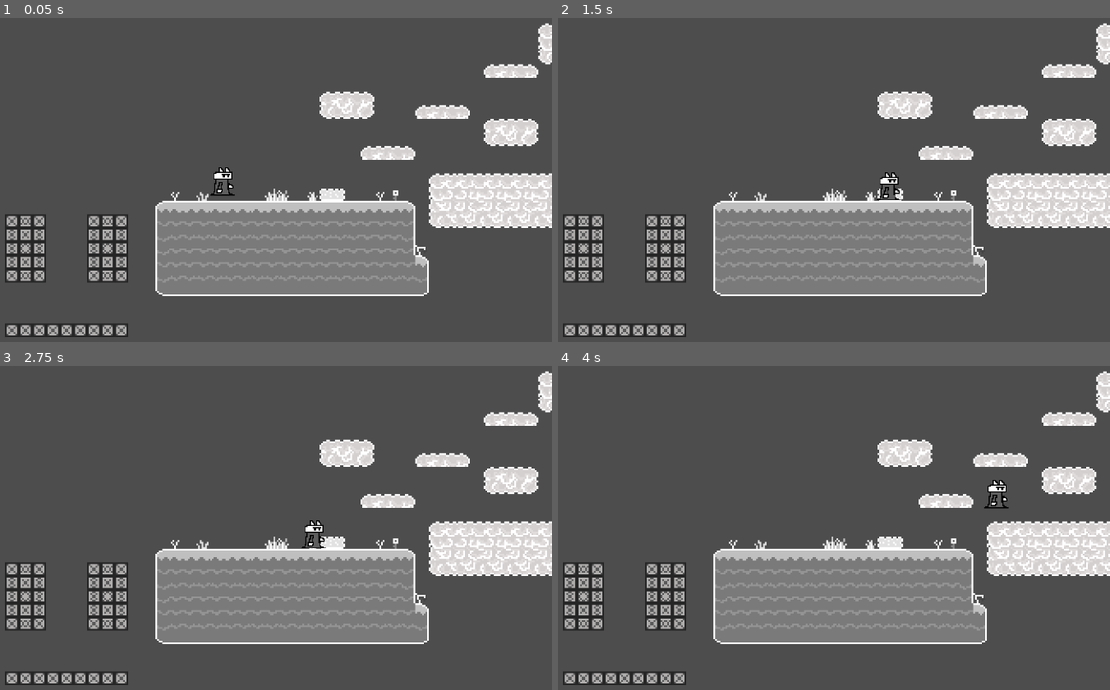
Above: before the commit, frames 1-4 (two rows, left to right).
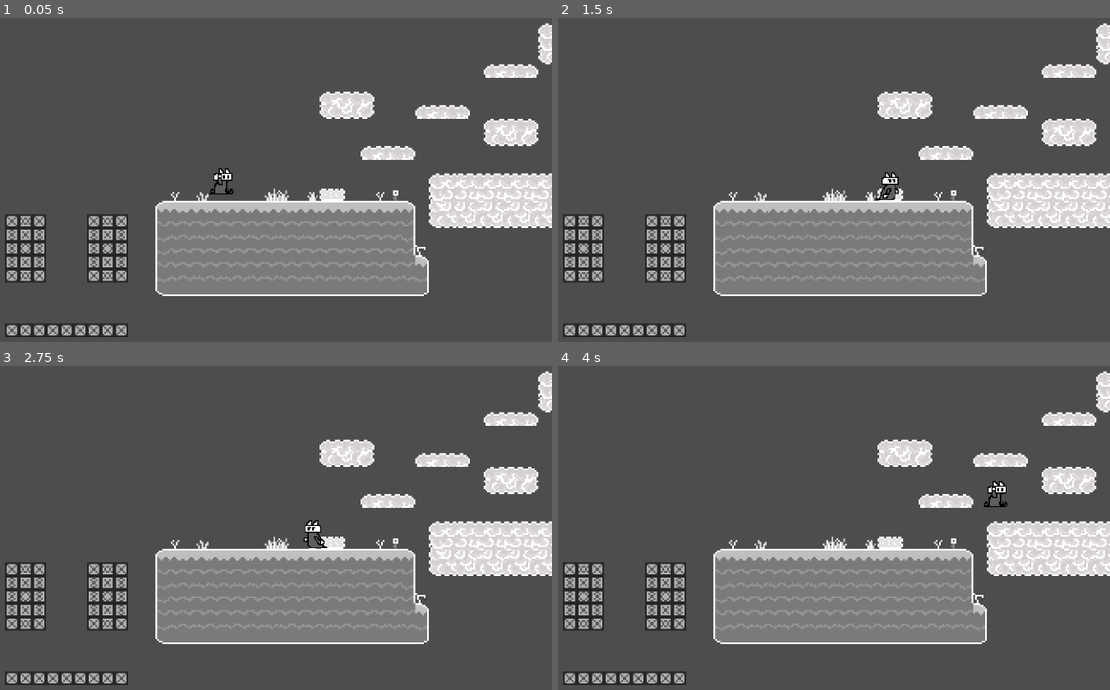
Above: after the commit, the same moments.

Repository: MidnightWolfe/Github-Game-Jam-2024
Game: Godot game, scene res://node_2d.tscn
The game is run twice, just before and just after one commit, with the same random seed, the same clock (stepped at 60 frames per second) and the same inputs.
Inputs:
- Up to frame 1 (0.05 s): no input
- Up to frame 2 (1.5 s): tap Enter (ui_accept) at 0.5, 0.77 s; hold D (right) from 0.53 s (still down)
- Up to frame 3 (2.75 s): tap Enter (ui_accept) at 1.52 s; release D (right) at 2.03 s; hold A (left) from 2.03 s (still down)
- Up to frame 4 (4 s): release A (left) at 2.78 s; hold D (right) from 2.78 s (still down); tap Enter (ui_accept) at 3.02, 3.77 s

The runs differ from the first frame. In frame 1, 0.2% of the frame differs, in the area x 37-43%, y 46-55%; in frame 2, less than 0.1%; in frame 3, 0.2%; in frame 4, 0.2%.

Commit message:
Created and added animations to the player movement and jump. Created function to handle direction flip when walking

Diff:
--- a/gamejam/player.gd
+++ b/gamejam/player.gd
@@ -37,22 +37,25 @@
 		velocity.y *= 0.5
 
 	move_and_slide()
-	handle_animation()
+	handle_animation(playerDirection)
 
 ##Function to handle the animation of the player sprite
-func handle_animation():
+func handle_animation(playerDirection):
+	handle_animation_flip(playerDirection)
 	if is_on_floor():
 		if velocity: #For running animation
-			pass
+			animationPath.play("run")
 		else:
 			animationPath.play("idle")
-		pass
 	else: #If jumping animation
-		pass
+		animationPath.play("jump")
 
-
-
-	pass
+##Function to handle the animation flip in direction
+func handle_animation_flip(playerDirection):
+	if playerDirection == 1:
+		animationPath.flip_h = false #Do not flip in the right direction
+	elif playerDirection == -1:
+		animationPath.flip_h = true #Flip in the left direction
 
 
 
--- a/gamejam/player.tscn
+++ b/gamejam/player.tscn
@@ -1,8 +1,10 @@
-[gd_scene load_steps=11 format=3 uid="uid://bmebq4x1bgoi4"]
+[gd_scene load_steps=22 format=3 uid="uid://bmebq4x1bgoi4"]
 
 [ext_resource type="Script" path="res://player.gd" id="1_0hlg0"]
 [ext_resource type="Texture2D" uid="uid://c6pw1dkegurkk" path="res://Sprites/player.png" id="2_t0ey0"]
 [ext_resource type="Texture2D" uid="uid://bi40bxo4u51x8" path="res://Sprites/player idle.png" id="3_yko5d"]
+[ext_resource type="Texture2D" uid="uid://r2engir7n1kh" path="res://Sprites/jump.png" id="4_y3hth"]
+[ext_resource type="Texture2D" uid="uid://dd8gjimghtua5" path="res://Sprites/player run.png" id="5_k3e25"]
 
 [sub_resource type="AtlasTexture" id="AtlasTexture_n561i"]
 atlas = ExtResource("3_yko5d")
@@ -23,6 +25,42 @@
 [sub_resource type="AtlasTexture" id="AtlasTexture_8jyj6"]
 atlas = ExtResource("3_yko5d")
 region = Rect2(0, 64, 32, 32)
+
+[sub_resource type="AtlasTexture" id="AtlasTexture_mfmpe"]
+atlas = ExtResource("4_y3hth")
+region = Rect2(32, 32, 32, 32)
+
+[sub_resource type="AtlasTexture" id="AtlasTexture_hji0k"]
+atlas = ExtResource("5_k3e25")
+region = Rect2(0, 0, 32, 32)
+
+[sub_resource type="AtlasTexture" id="AtlasTexture_rji0m"]
+atlas = ExtResource("5_k3e25")
+region = Rect2(32, 0, 32, 32)
+
+[sub_resource type="AtlasTexture" id="AtlasTexture_06jvp"]
+atlas = ExtResource("5_k3e25")
+region = Rect2(64, 0, 32, 32)
+
+[sub_resource type="AtlasTexture" id="AtlasTexture_qionb"]
+atlas = ExtResource("5_k3e25")
+region = Rect2(0, 32, 32, 32)
+
+[sub_resource type="AtlasTexture" id="AtlasTexture_lppqj"]
+atlas = ExtResource("5_k3e25")
+region = Rect2(32, 32, 32, 32)
+
+[sub_resource type="AtlasTexture" id="AtlasTexture_l37y1"]
+atlas = ExtResource("5_k3e25")
+region = Rect2(64, 32, 32, 32)
+
+[sub_resource type="AtlasTexture" id="AtlasTexture_nvnch"]
+atlas = ExtResource("5_k3e25")
+region = Rect2(0, 64, 32, 32)
+
+[sub_resource type="AtlasTexture" id="AtlasTexture_hpg8r"]
+atlas = ExtResource("5_k3e25")
+region = Rect2(32, 64, 32, 32)
 
 [sub_resource type="SpriteFrames" id="SpriteFrames_ub2ex"]
 animations = [{
@@ -51,12 +89,39 @@
 "name": &"idle",
 "speed": 4.0
 }, {
-"frames": [],
+"frames": [{
+"duration": 1.0,
+"texture": SubResource("AtlasTexture_mfmpe")
+}],
 "loop": true,
 "name": &"jump",
 "speed": 5.0
 }, {
-"frames": [],
+"frames": [{
+"duration": 1.0,
+"texture": SubResource("AtlasTexture_hji0k")
+}, {
+"duration": 1.0,
+"texture": SubResource("AtlasTexture_rji0m")
+}, {
+"duration": 1.0,
+"texture": SubResource("AtlasTexture_06jvp")
+}, {
+"duration": 1.0,
+"texture": SubResource("AtlasTexture_qionb")
+}, {
+"duration": 1.0,
+"texture": SubResource("AtlasTexture_lppqj")
+}, {
+"duration": 1.0,
+"texture": SubResource("AtlasTexture_l37y1")
+}, {
+"duration": 1.0,
+"texture": SubResource("AtlasTexture_nvnch")
+}, {
+"duration": 1.0,
+"texture": SubResource("AtlasTexture_hpg8r")
+}],
 "loop": true,
 "name": &"run",
 "speed": 5.0
@@ -72,7 +137,7 @@
 position = Vector2(-2.75, -2.25)
 scale = Vector2(1.85938, 1.98437)
 sprite_frames = SubResource("SpriteFrames_ub2ex")
-animation = &"idle"
+animation = &"attack"
 
 [node name="Sprite2D" type="Sprite2D" parent="."]
 visible = false
Binary file added: gamejam/Sprites/fall.png
Not shown, added: gamejam/Sprites/fall.png.import
Binary file added: gamejam/Sprites/jump.png
Not shown, added: gamejam/Sprites/jump.png.import
Binary file added: gamejam/Sprites/land.png
Not shown, added: gamejam/Sprites/land.png.import
Binary file added: gamejam/Sprites/player run.png
Not shown, added: gamejam/Sprites/player run.png.import
